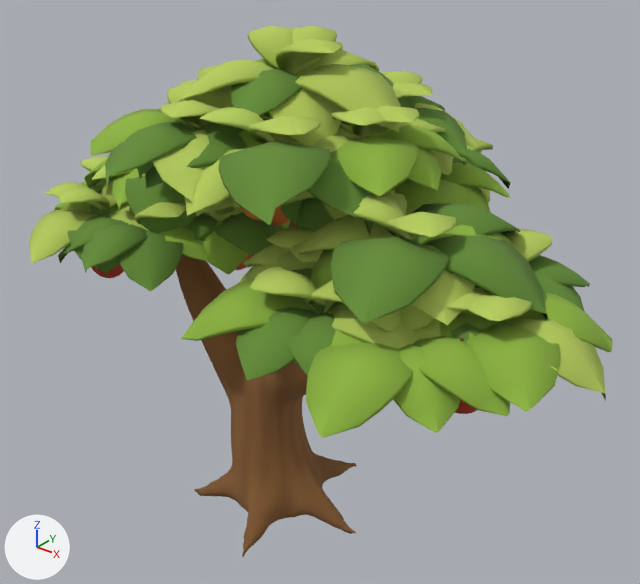
Renders of the glTF model studies/map-art/assets/fruit.glb from each side of a commit.
Camera for both pictures: a 50 mm camera at (2.93, -3.28, 3.54) aimed at (0.12, 0.23, 1.37). Arrows for +X, +Y and +Z are at lower left; the lights stay in place. The first picture is the older version. Vertices at exactly the same position are counted once.

Before the edit, the objects in view are built like this:
```python
ob_apple_002 = bpy.data.objects.new('Apple.002', me_sphere_002)
ob_apple_002.location = (-0.854, -0.449, 1.56)
ob_apple_005 = bpy.data.objects.new('Apple.005', me_sphere_005)
ob_apple_005.location = (1.47, -0.529, 1.66)
ob_apple_006 = bpy.data.objects.new('Apple.006', me_sphere_006)
ob_apple_006.location = (-0.038, 1.163, 1.86)
ob_apple_007 = bpy.data.objects.new('Apple.007', me_sphere_007)
ob_apple_007.location = (-0.145, 0.179, 1.86)
ob_apple_010 = bpy.data.objects.new('Apple.010', me_sphere_010)
ob_apple_010.location = (0.35, -0.483, 2.21)
ob_fruit___airy_crown = bpy.data.objects.new('fruit · airy crown', me_fruit___airy_crown)
ob_fruit___airy_crown.location = (0.0, 0.0, 0.0)
ob_fruit___slender_forked_trunk = bpy.data.objects.new('fruit · slender forked trunk', me_branch_006)
ob_fruit___slender_forked_trunk.location = (0.0, 0.0, 0.0)
```
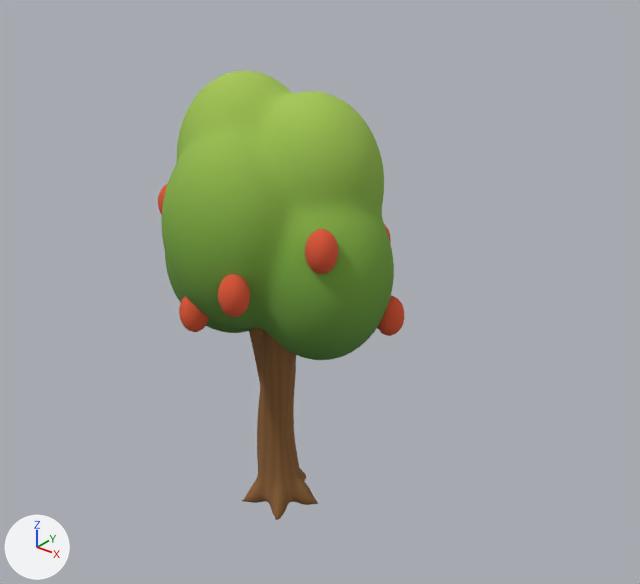
Where the change shows, as pixel boxes (x1, y1, x2, y2) in the pictures (640 x 584 px):
'fruit · airy crown', deleted (green): before (29, 26, 612, 438)
'fruit · full rounded crown', added (green): after (162, 71, 394, 360)
'fruit · slender forked trunk', deleted (brown): before (176, 220, 356, 557)
'fruit · rounded rooted trunk', added (brown): after (242, 328, 318, 520)
'Apple.007', moved (mostly hidden before): before (271, 210, 290, 226); after (218, 274, 250, 317)
'Apple.006', moved (not visible before): after (179, 296, 209, 332)
'Apple.005', moved (mostly hidden): before (455, 400, 477, 414); after (158, 184, 167, 215)
'Apple.002', moved, rescaled (not visible afterwards): before (91, 264, 124, 278)
'Apple.010', deleted (mostly hidden): before (239, 204, 283, 221)

What changed in the scene script:
```text
Change me_sphere_002:
    used by ob_apple_002; location = (-0.854, -0.449, 1.56)
    remove me_sphere_002.from_pydata(...)  # 146 vertices, 288 faces; spans x -0.115..0.115, y -0.115..0.115, z -0.135..0.135
    add me_sphere_002.from_pydata(...)  # 146 vertices, 288 faces; spans x -0.079..0.079, y -0.079..0.079, z -0.11..0.11
    me_sphere_002 part 1: the whole mesh is scaled about its middle by (0.684, 0.684, 0.815)
Add me_sphere_1:
    me_sphere_1.from_pydata(...)  # 7452 vertices, 14900 faces; spans x -0.72..0.72, y -0.61..0.62, z 1.09..2.59
    me_sphere_1.materials.append(mat_layered_broad_leaves)
Add me_branch:
    me_branch.from_pydata(...)  # 5304 vertices, 10604 faces; spans x -0.33..0.33, y -0.2..0.27, z 0.01..2.39
    me_branch.materials.append(mat_warm_bark)
Remove ob_fruit___slender_forked_trunk:
    ob_fruit___slender_forked_trunk = bpy.data.objects.new('fruit · slender forked trunk', me_branch_006)
    ob_fruit___slender_forked_trunk.location = (0.0, 0.0, 0.0)
Remove ob_fruit___airy_crown:
    ob_fruit___airy_crown = bpy.data.objects.new('fruit · airy crown', me_fruit___airy_crown)
    ob_fruit___airy_crown.location = (0.0, 0.0, 0.0)
Change ob_apple_002:
    ob_apple_002.location: (-0.854, -0.449, 1.56) -> (-0.016, 0.639, 1.91)
Change ob_apple_005:
    ob_apple_005.location: (1.47, -0.529, 1.66) -> (-0.467, -0.286, 1.91)
Change ob_apple_006:
    ob_apple_006.location: (-0.038, 1.163, 1.86) -> (-0.157, -0.469, 1.43)
Change ob_apple_007:
    ob_apple_007.location: (-0.145, 0.179, 1.86) -> (0.215, -0.546, 1.67)
Remove ob_apple_010:
    ob_apple_010 = bpy.data.objects.new('Apple.010', me_sphere_010)
    ob_apple_010.location = (0.35, -0.483, 2.21)
Add ob_fruit___full_rounded_crown:
    ob_fruit___full_rounded_crown = bpy.data.objects.new('fruit · full rounded crown', me_sphere_1)
    ob_fruit___full_rounded_crown.location = (0.0, 0.0, 0.0)
Add ob_fruit___rounded_rooted_trunk:
    ob_fruit___rounded_rooted_trunk = bpy.data.objects.new('fruit · rounded rooted trunk', me_branch)
    ob_fruit___rounded_rooted_trunk.location = (0.0, 0.0, 0.0)
```
